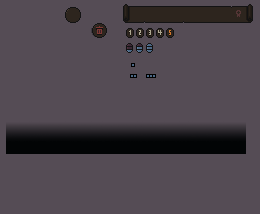
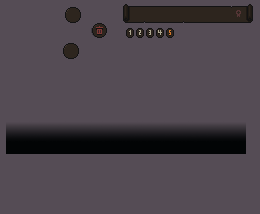
Comparing the layer stacks of the two (260, 214) images. Changes:
removed group "Faith Cost" (6 layers) over [126, 43, 156, 78]
removed layer "InventoryFaithCost1.png" from group "Faith Cost" over [131, 63, 135, 67]
removed layer "InventoryFaithCost2.png" from group "Faith Cost" over [130, 74, 137, 78]
removed layer "InventoryFaithCost3.png" from group "Faith Cost" over [146, 74, 156, 78]
removed layer "InventoryFaithCost1" from group "Faith Cost" over [126, 43, 133, 53]
removed layer "InventoryFaithCost2" from group "Faith Cost" over [136, 43, 143, 53]
removed layer "InventoryFaithCost3" from group "Faith Cost" over [146, 43, 153, 53]
added layer "InventoryMeterSlot.png" above "InventoryItemSlot.png" over [63, 43, 79, 59]
